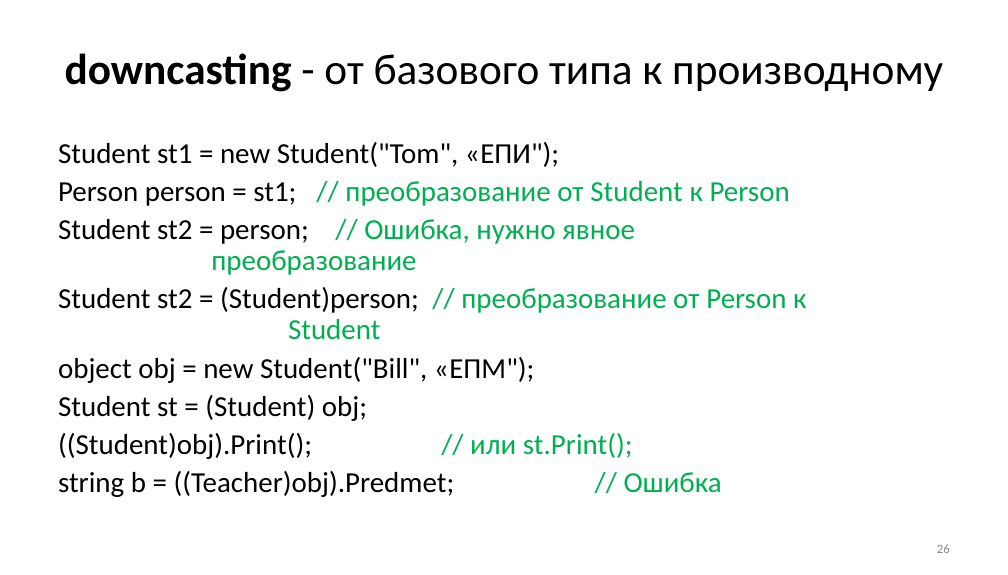
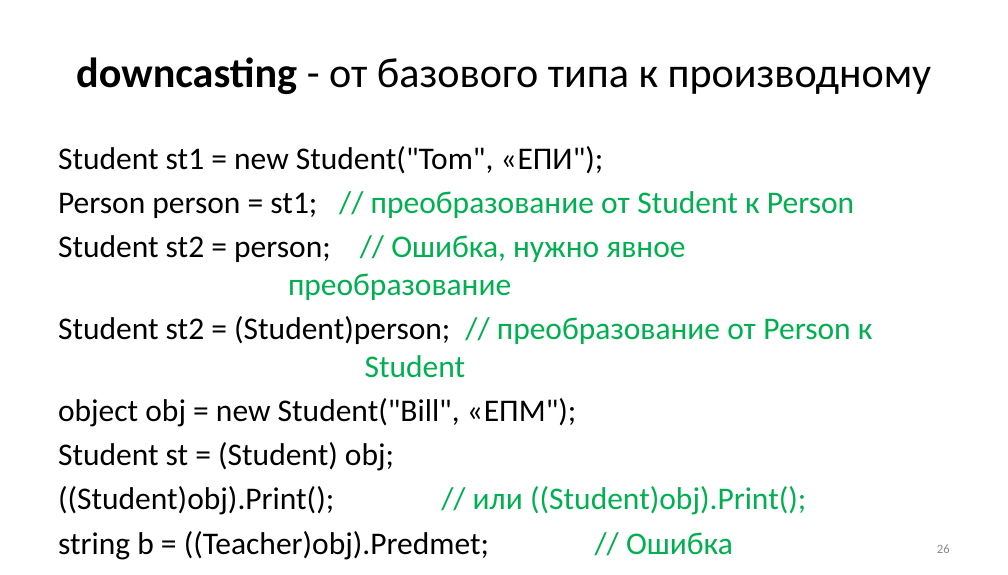
Before and after one commit to Mrztv/KRSU, a slide deck: slide 26 of 2026/ООП/Хмелева/ООП2.pptx. Drawn at 1008x575 pixels with LibreOffice and Linux fonts; fonts in the diff are those of the drawing. Boxes give left, top, right and bottom in pixels: in the first picture for what was removed or moved away, otherwise in the second. Text is boxed around its words. In the diff, an @@ line names an element or a change of style, - is before the commit and + after.

```diff
--- a/2026/ООП/Хмелева/ООП2.pptx
+++ b/2026/ООП/Хмелева/ООП2.pptx
@@ title "downcasting - от базового типа ..." at (76, 57, 932, 94): size 40.7 to 39.6 pt; line spacing 0.9 to 1 @@
@@ text at (58, 146, 873, 560): size 27.2 to 29.6 pt in "Student st1 = new Student("Tom", «ЕПИ");", "Person person = st1; // преобразование от ...", "Student st2 = person; // Ошибка, нужно ...", "Student st2 = (Student)person; // преобразование от ..." and 3 more places; line spacing 0.9 to 1 @@
@@ text at (58, 486, 806, 515): text changed; size 27.2 to 29.6 pt; text colour #000000 to #00B050 @@
-((Student)obj).Print(); // или st.Print();
+((Student)obj).Print(); // или ((Student)obj).Print();
```
Also in this commit, not shown: 89 other slides changed, 1 slide added, 19 other files.
